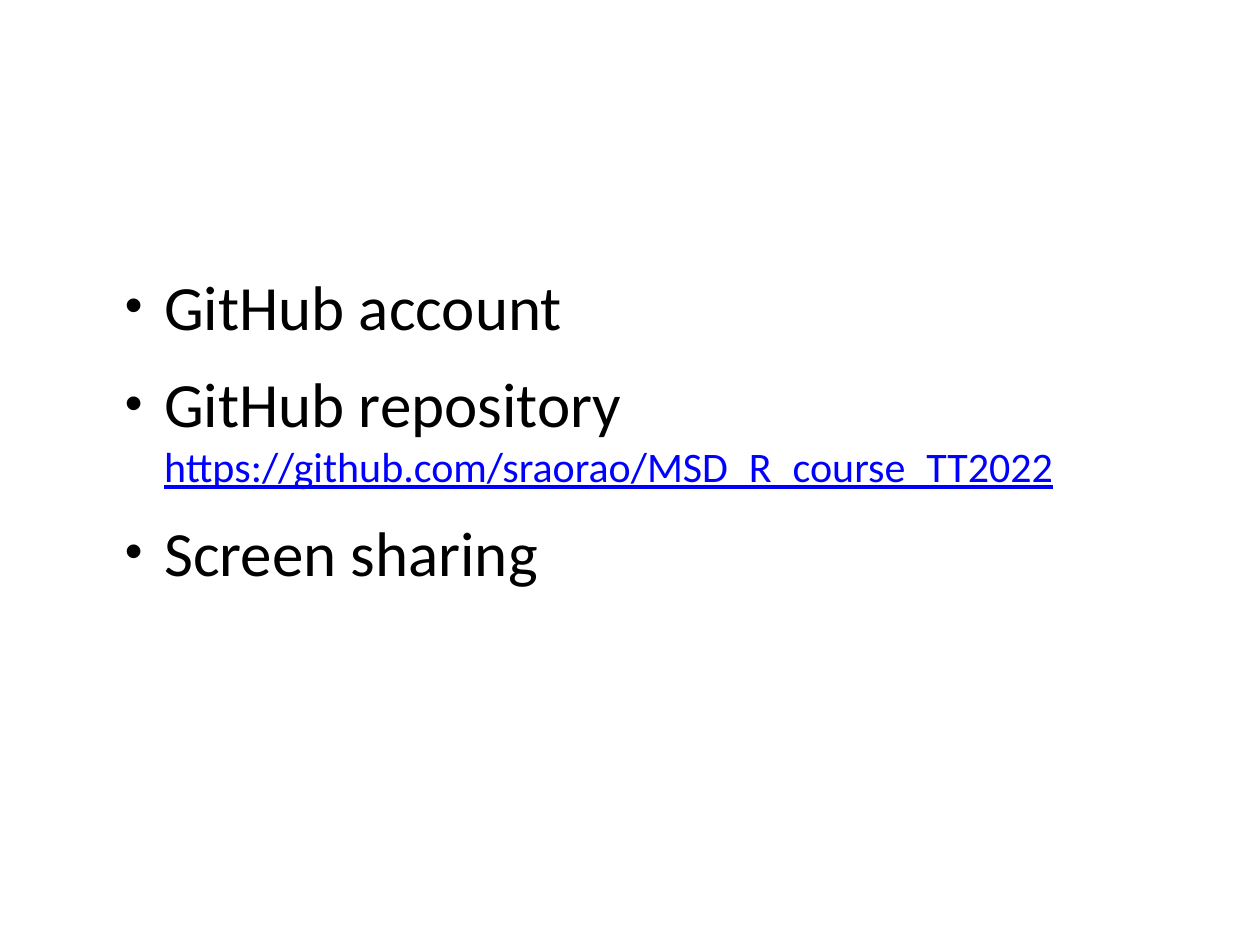
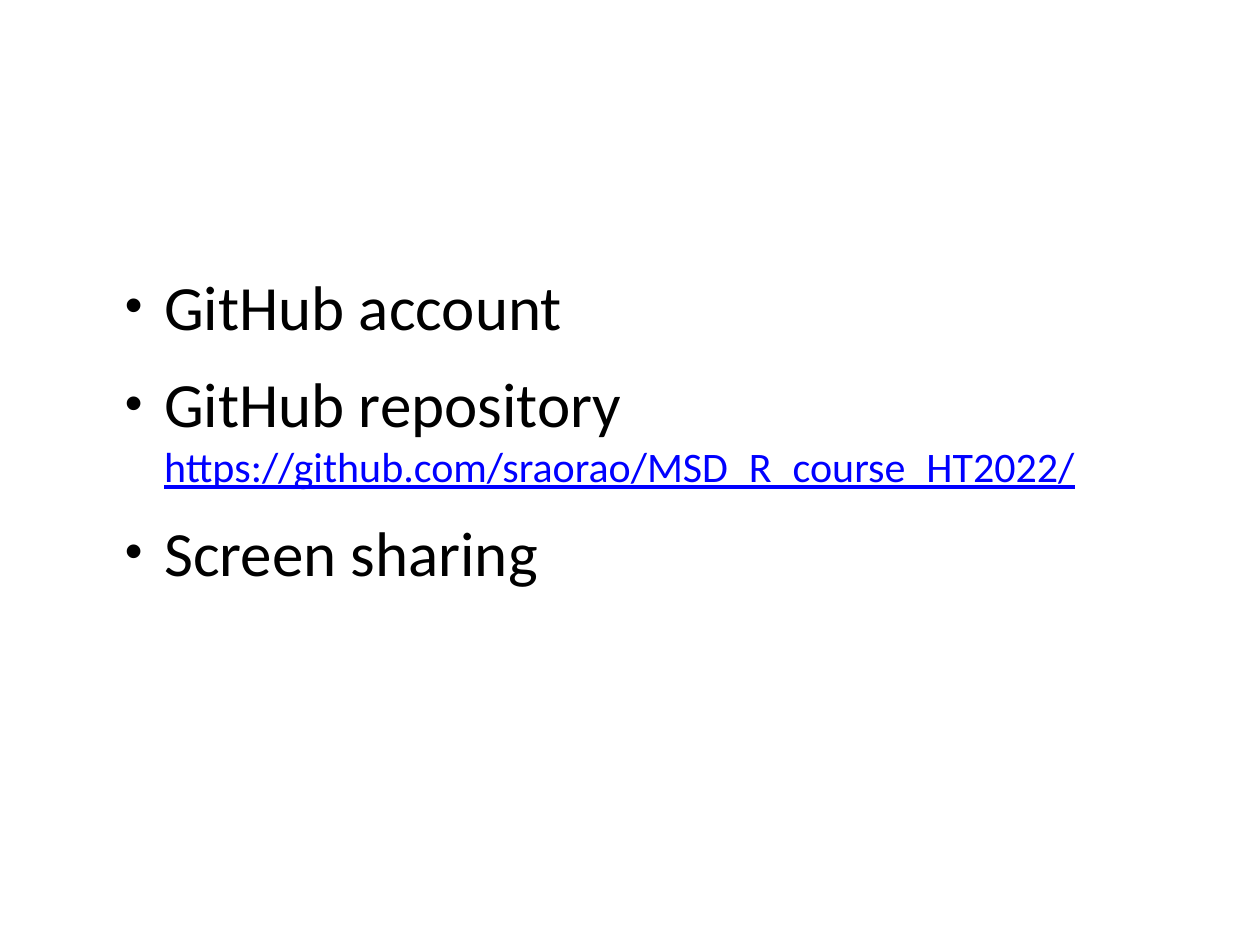
Before and after one commit to sraorao/MSD_R_course_TT2022, a slide deck: slide 2 of powerpoint/Session1.pptx. Drawn at 1260x945 pixels with LibreOffice and Linux fonts; fonts in the diff are those of the drawing. Boxes give left, top, right and bottom in pixels: in the first picture for what was removed or moved away, otherwise in the second. Text is boxed around its words. In the diff, an @@ line names an element or a change of style, - is before the commit and + after.

```diff
--- a/powerpoint/Session1.pptx
+++ b/powerpoint/Session1.pptx
@@ text at box(164, 383, 1074, 490): text changed @@
-• GitHub repository https://github.com/sraorao/MSD_R_course_TT2022
+• GitHub repository https://github.com/sraorao/MSD_R_course_HT2022/
```
Also in this commit, not shown: 1 other file.
